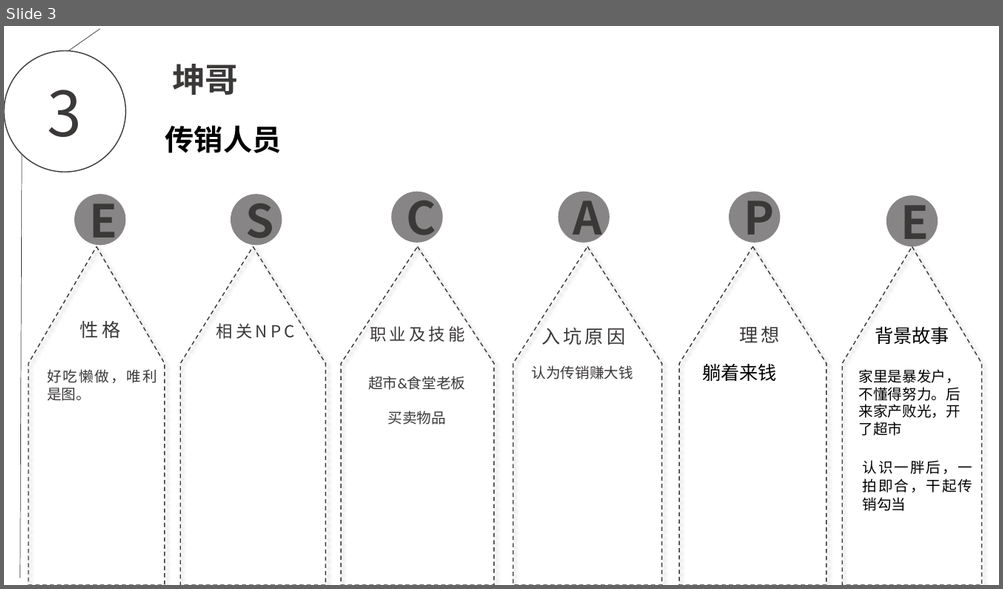
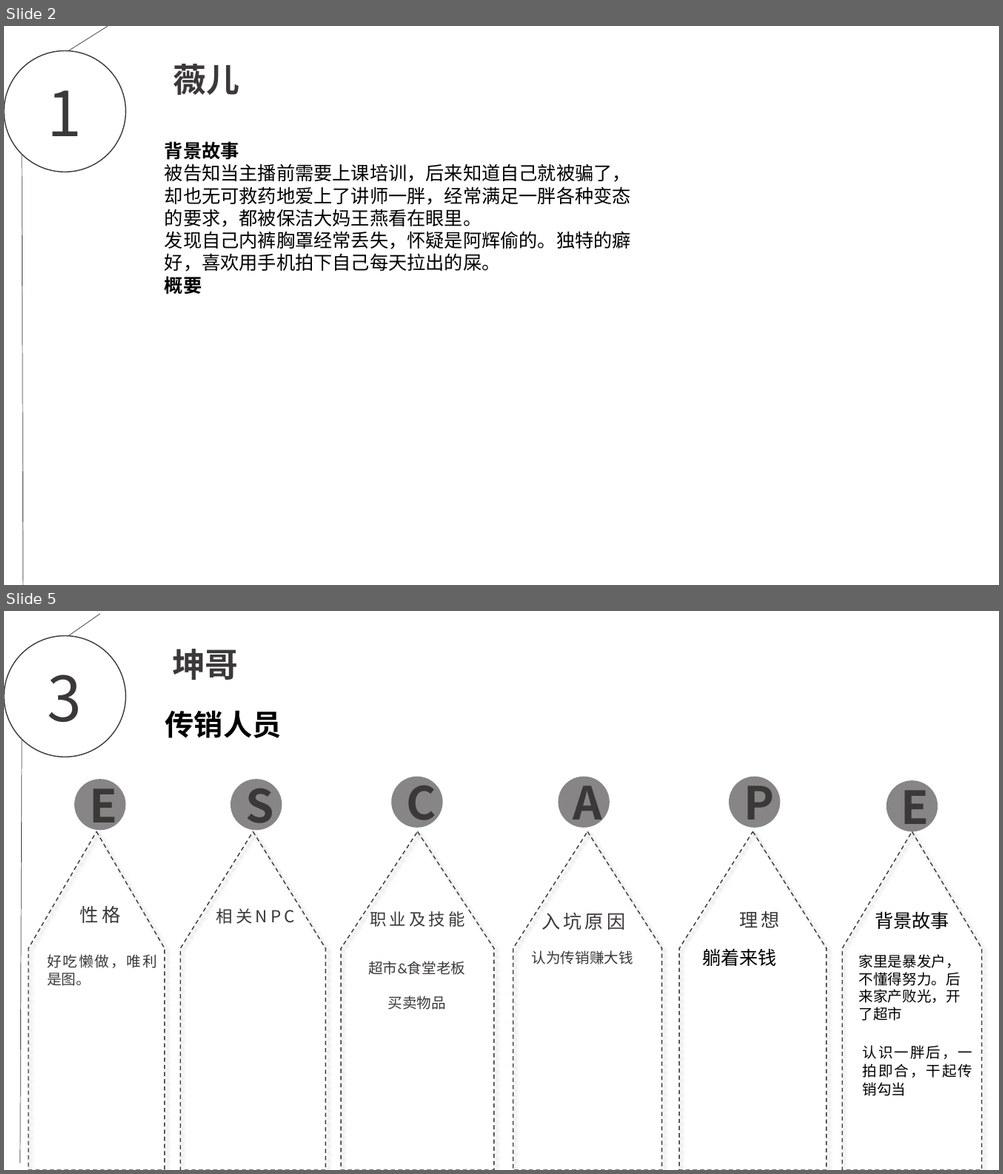
Before and after one commit to EscapeChuanxiao/ChuanXiao, a slide deck: escape.pptx. Shown one above the other, each under a label of ours: slide 3 before the commit, slides 2 and 5 after it; the slides between them are not shown. The pictures are 1003x589 and 1003x1174 pixels, drawn with LibreOffice and Linux fonts; fonts in the diff are those of the drawing; background and template pictures are left out. Boxes give left, top, right and bottom in pixels: in the first picture for what was removed or moved away, otherwise in the second. Text is boxed around its words. In the diff, an @@ line names an element or a change of style, - is before the commit and + after.

```diff
--- a/escape.pptx
+++ b/escape.pptx
@@ slide 2 added at <box>4,26,999,585</box>, background picture (left out) @@
@@ line added from (108, 26) to (68, 50), #3B3838 0.5 pt @@
@@ ellipse added at <box>4,50,125,172</box>, outline #3B3838 1 pt, 60 pt, text #3B3838 @@
+1
@@ text added at <box>173,64,240,95</box>, 32 pt, text #3B3838, bold @@
+薇儿
@@ line added from (22, 154) to (23, 585), #3B3838 0.5 pt @@
@@ text added at <box>165,141,631,297</box>, 18 pt, text #000000 @@
+背景故事
+被告知当主播前需要上课培训，后来知道自己就被骗了，却也无可救药地爱上了讲师一胖，经常满足一胖各种变态的要求，都被保洁大妈王燕看在眼里。
+发现自己内裤胸罩经常丢失，怀疑是阿辉偷的。独特的癖好，喜欢用手机拍下自己每天拉出的屎。
+概要
@@ what was slide 3 is now slide 5 @@
```
Also in this commit, not shown: 2 slides changed, 3 other slides added.
